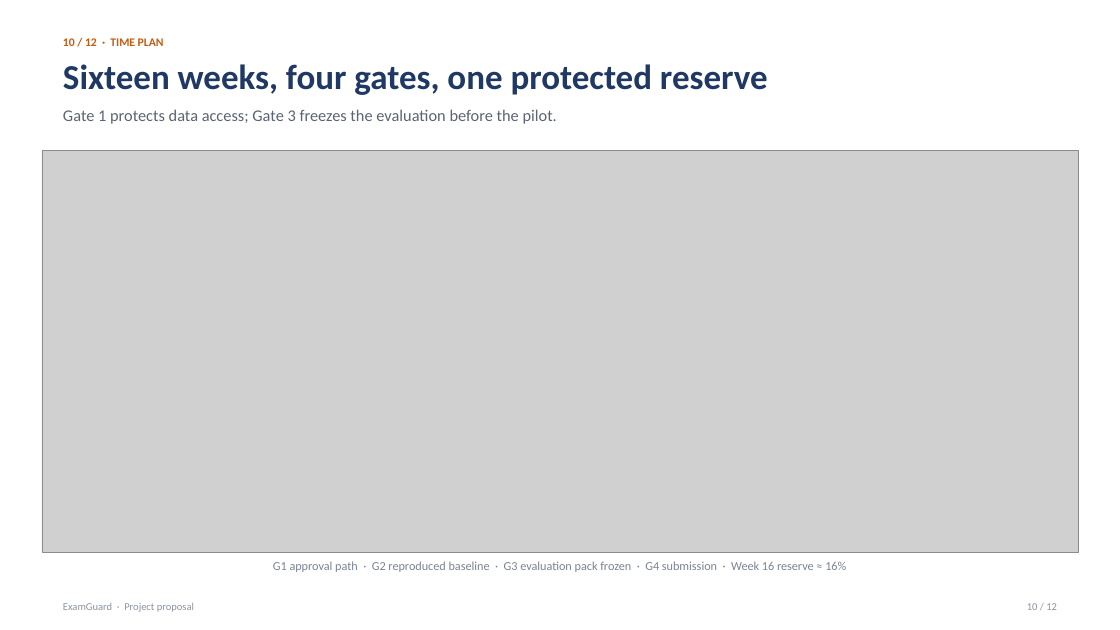
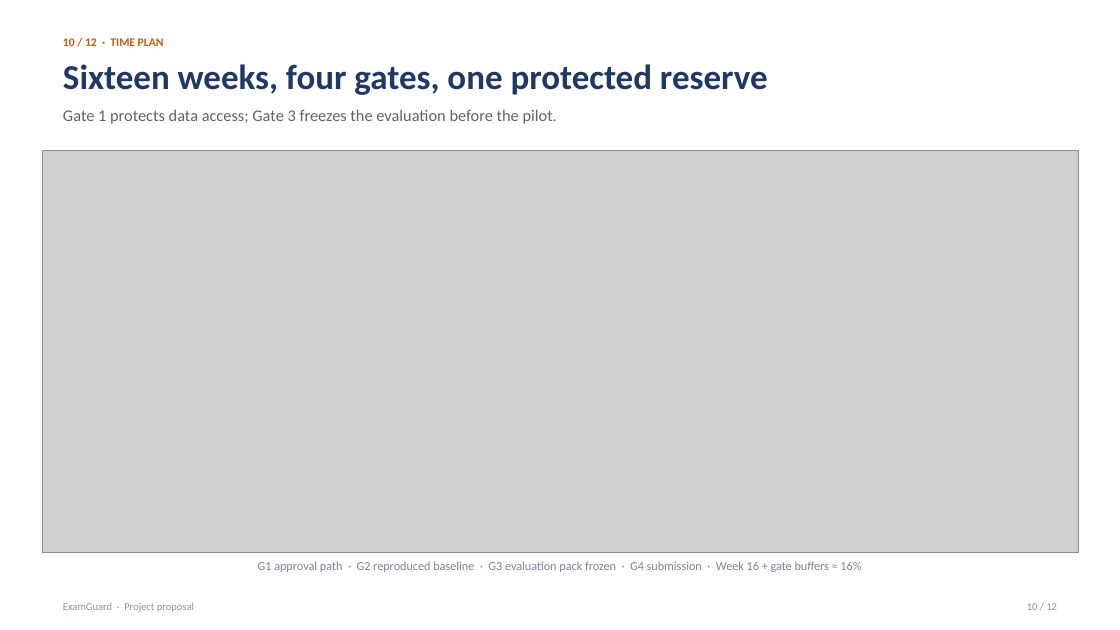
Before and after one commit to kaveeshaliyanage/examguard, a slide deck: slide 10 of docs/ExamGuard-Project-Proposal-Presentation.pptx. Drawn at 1120x630 pixels with LibreOffice and Linux fonts; fonts in the diff are those of the drawing; grey boxes stand for pictures. Boxes give left, top, right and bottom in pixels: in the first picture for what was removed or moved away, otherwise in the second. Text is boxed around its words. In the diff, an @@ line names an element or a change of style, - is before the commit and + after.

```diff
--- a/docs/ExamGuard-Project-Proposal-Presentation.pptx
+++ b/docs/ExamGuard-Project-Proposal-Presentation.pptx
@@ text at (258,561,861,572): text changed @@
-G1 approval path · G2 reproduced baseline · G3 evaluation pack frozen · G4 submission · Week 16 reserve ≈ 16%
+G1 approval path · G2 reproduced baseline · G3 evaluation pack frozen · G4 submission · Week 16 + gate buffers ≈ 16%
```
Also in this commit, not shown: 10 other slides changed, 10 other files.
